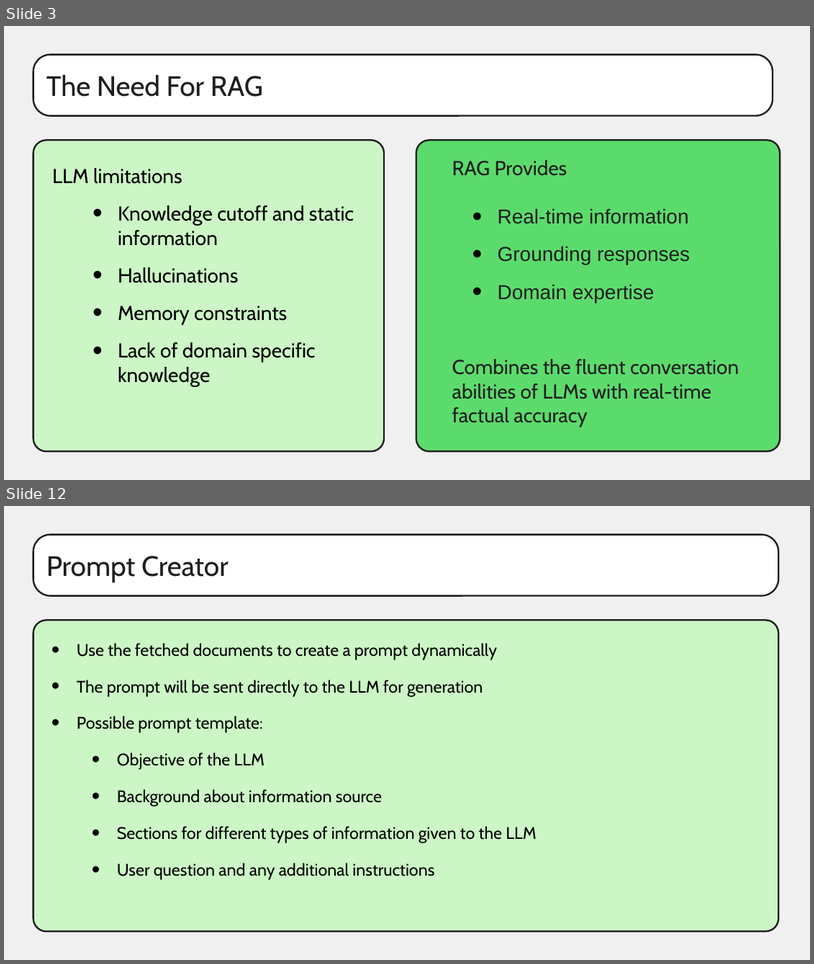
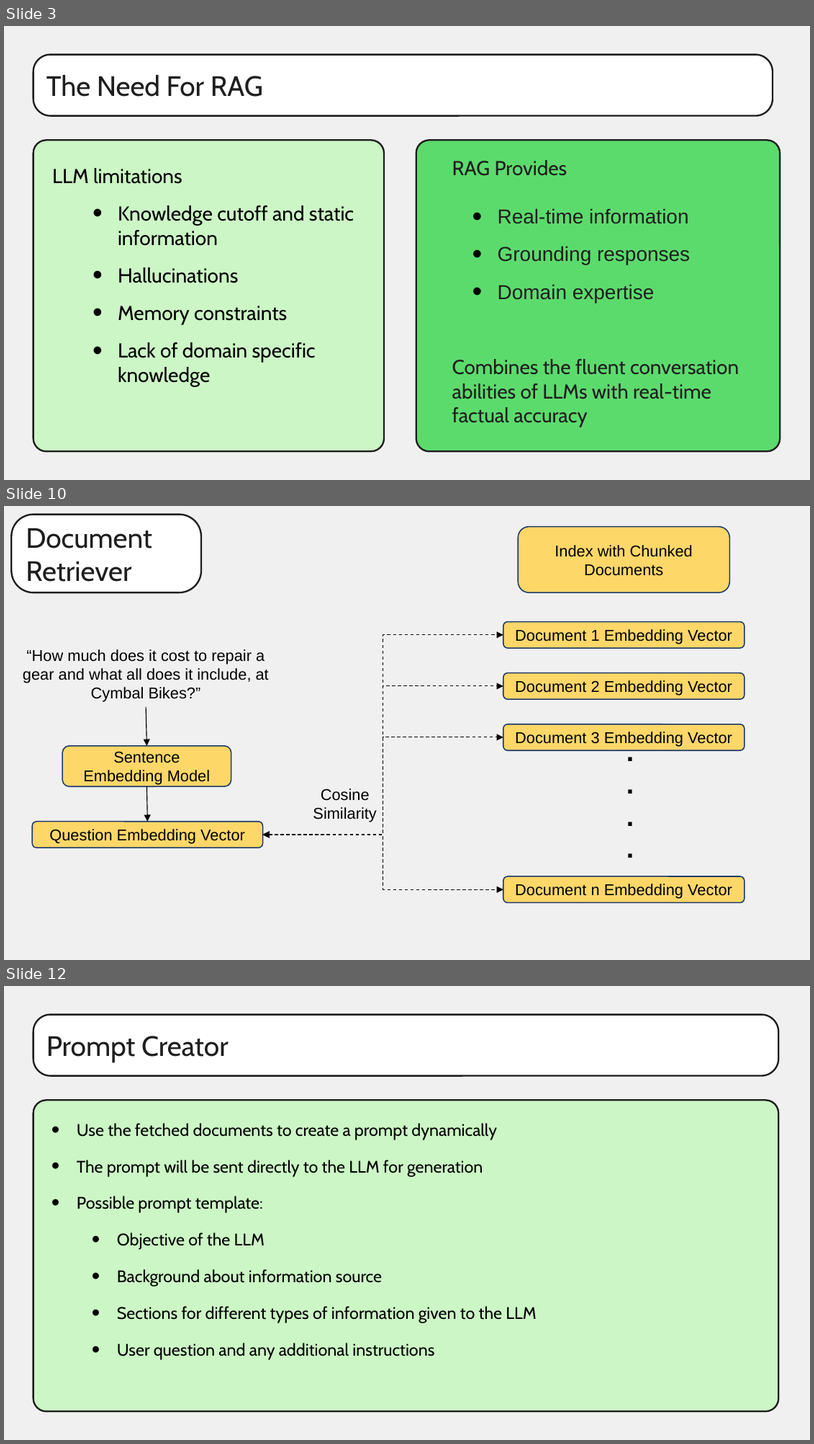
Before and after one commit to ro1406/rag-with-gemini, a slide deck: Intro To RAG.pptx. Shown one above the other, each under a label of ours: slides 3 and 12 before the commit, slides 3, 10 and 12 after it; the slides between them are not shown. The pictures are 814x964 and 814x1444 pixels, drawn with LibreOffice and Linux fonts; fonts in the diff are those of the drawing. Boxes give left, top, right and bottom in pixels: in the first picture for what was removed or moved away, otherwise in the second. Text is boxed around its words. In the diff, an @@ line names an element or a change of style, - is before the commit and + after.

```diff
--- a/Intro To RAG.pptx
+++ b/Intro To RAG.pptx
@@ slide 10 added at <box>4,506,810,960</box>, background #F0F0F0 @@
@@ rounded rectangle added at <box>11,514,201,592</box>, fill #FFFFFF, outline #1E1E1E 1.5 pt, 25 pt, text #1E1E1E @@
+Document Retriever
@@ rounded rectangle added at <box>519,527,730,593</box>, fill #FDD768, outline #1D3A6B 1 pt, 14 pt, text #000000 @@
+Index with Chunked Documents
@@ elbow double arrow added from (263, 834) to (503, 635), #000000 0.75 pt dashed @@
@@ rounded rectangle added at <box>503,621,744,648</box>, fill #FDD768, outline #1D3A6B 1 pt, 14 pt, text #000000 @@
+Document 1 Embedding Vector
@@ text added at <box>23,649,269,702</box>, 14 pt, text #000000 @@
+“How much does it cost to repair a gear and what all does it include, at Cymbal Bikes?”
@@ rounded rectangle added at <box>503,673,744,700</box>, fill #FDD768, outline #1D3A6B 1 pt, 14 pt, text #000000 @@
+Document 2 Embedding Vector
@@ elbow double arrow added from (263, 834) to (503, 686), #000000 0.75 pt dashed @@
@@ arrow added from (146, 707) to (147, 746), #000000 0.75 pt @@
@@ elbow double arrow added from (263, 834) to (503, 737), #000000 0.75 pt dashed @@
@@ text added at <box>342,726,472,741</box>, 14 pt, text none @@
+Document Fetcher
@@ rounded rectangle added at <box>503,723,744,750</box>, fill #FDD768, outline #1D3A6B 1 pt, 14 pt, text #000000 @@
+Document 3 Embedding Vector
@@ text added at <box>618,730,662,869</box>, 24 pt, text #000000, bold @@
+.
+.
+.
+.
@@ rounded rectangle added at <box>62,746,231,786</box>, fill #FDD768, outline #1D3A6B 1 pt, 14 pt, text #000000 @@
+Sentence Embedding Model
@@ arrow added from (147, 787) to (147, 821), #000000 0.75 pt @@
@@ text added at <box>313,788,376,822</box>, 14 pt, text #000000 @@
+Cosine Similarity
@@ rounded rectangle added at <box>32,821,263,848</box>, fill #FDD768, outline #1D3A6B 1 pt, 14 pt, text #000000 @@
+Question Embedding Vector
@@ elbow double arrow added from (263, 834) to (503, 889), #000000 0.75 pt dashed @@
@@ rounded rectangle added at <box>503,876,744,903</box>, fill #FDD768, outline #1D3A6B 1 pt, 14 pt, text #000000 @@
+Document n Embedding Vector
```
Also in this commit, not shown: 12 slides changed, 1 other slide added, 2 slides removed.
